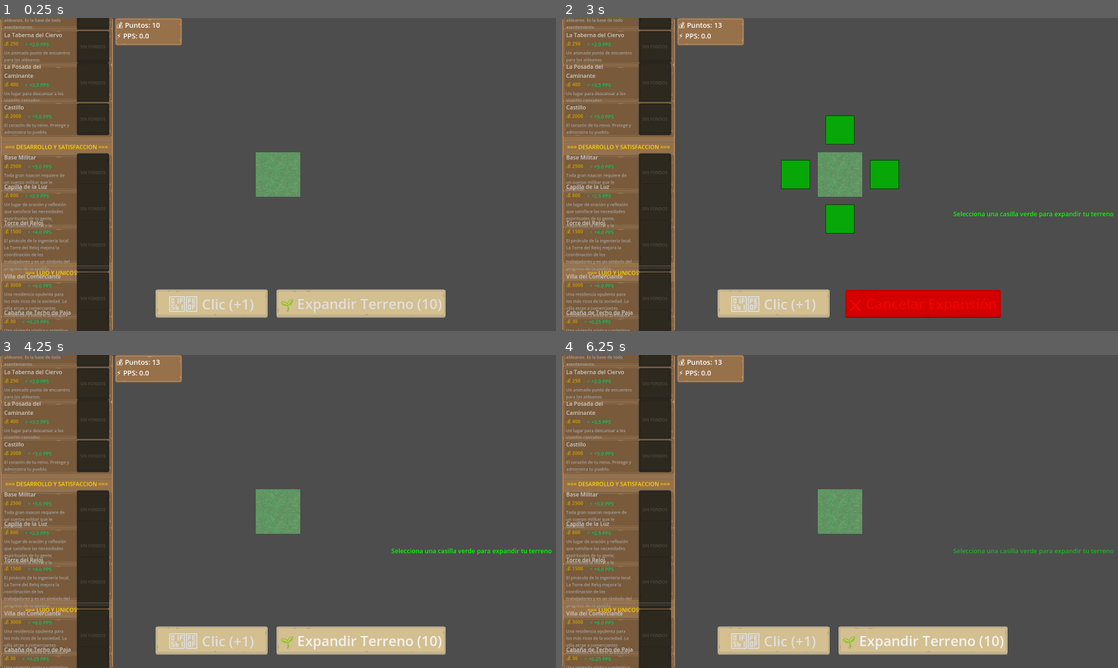
Above: before the commit, frames 1-4 (two rows, left to right).
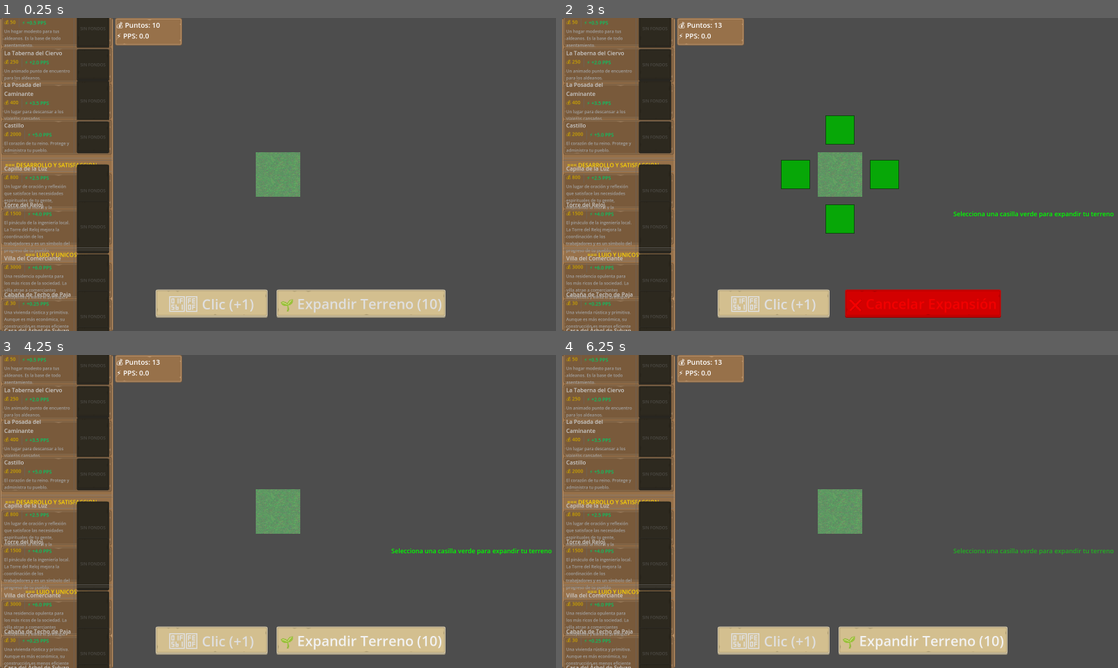
Above: after the commit, the same moments.

Repository: Catrin101/Clicker_builder
Game: Godot game, scene res://escenas/main.tscn
Two runs of this game, one before a commit and one after it. Both use one fixed random seed, a clock stepped at 60 frames per second and the inputs below.
Inputs (mouse positions are in pixels of both pictures, inside the frame that each line leads up to):
- Up to frame 1 (0.25 s): no input
- Up to frame 2 (3 s): click "🖱️ Clic (+1)" at 0.5 s; click "🖱️ Clic (+1)" at 1.25 s; click "🖱️ Clic (+1)" at 2 s; click "🌱 Expandir Terreno (10)" at 2.75 s
- Up to frame 3 (4.25 s): click "❌ Cancelar Expansión" at 3.5 s
- Up to frame 4 (6.25 s): move the mouse to (840, 511) at 4.27 s; click (840, 511) at 4.42 s; move the mouse to (728, 527) at 5.02 s; click (728, 527) at 5.17 s; move the mouse to (895, 442) at 5.77 s; click (895, 442) at 5.92 s

The runs differ from the first frame. In frame 1, 7.2% of the frame differs, in the area x 0-21%, y 0-100%; in frame 2, 7.2%; in frame 3, 7.2%; in frame 4, 7.2%.

Commit message:
Revert "Add Base Militar building and assets"
This reverts commit f93560f976f0a461fbed927b66f198eb5072f2b7.

Diff:
--- a/escenas/Estructuras/BaseMilitar.tscn
+++ /dev/null
@@ -1,12 +0,0 @@
-[gd_scene load_steps=4 format=3 uid="uid://vev86cjpy0p6"]
-
-[ext_resource type="PackedScene" uid="uid://cdnwu4mybwp03" path="res://escenas/Estructuras/Building.tscn" id="1_lprcm"]
-[ext_resource type="Script" uid="uid://dops4vpfitley" path="res://scripts/estructuras/BaseMilitar.gd" id="2_lprcm"]
-[ext_resource type="Texture2D" uid="uid://vuboexvhpmib" path="res://sprites/Estructuras/Edificios/Base Militar.png" id="3_lprcm"]
-
-[node name="BaseMilitar" instance=ExtResource("1_lprcm")]
-script = ExtResource("2_lprcm")
-
-[node name="Sprite2D" parent="." index="0"]
-scale = Vector2(0.280632, 0.364641)
-texture = ExtResource("3_lprcm")
--- a/escenas/terrain.tscn
+++ b/escenas/terrain.tscn
@@ -13,7 +13,6 @@
 texture = ExtResource("2_yvdi7")
 
 [node name="Area2D" type="Area2D" parent="."]
-collision_mask = 2
 
 [node name="CollisionShape2D" type="CollisionShape2D" parent="Area2D"]
 shape = SubResource("RectangleShape2D_i32w5")
--- a/scripts/StoreUI.gd
+++ b/scripts/StoreUI.gd
@@ -41,14 +41,6 @@
 		"pps": 5.0,
 		"description": "El corazón de tu reino. Protege y administra tu pueblo.",
 		"category": "Esenciales"
-	},
-	{
-		"name": "Base Militar",
-		"scene_path": "res://escenas/Estructuras/BaseMilitar.tscn",
-		"cost": 2500,
-		"pps": 5.0,
-		"description": "Toda gran naacon requiere de un cuerpo militar que le defienda.",
-		"category": "Desarrollo y Satisfaccion"
 	},
 	{
 		"name": "Capilla de la Luz",
--- a/scripts/estructuras/BaseMilitar.gd
+++ /dev/null
@@ -1,21 +0,0 @@
-extends Building
-
-func _ready():
-	# Configurar las propiedades básicas del edificio
-	building_name = "BaseMilitar"
-	cost = 2500
-	points_per_second = 5.0
-	description = "Un hogar modesto para tus aldeanos. Es la base de todo asentamiento."
-
-	# Configurar las sinergias específicas de la casa
-	synergies = {
-		"Tavern": 5,
-		"Chapel": -5,
-		"Castle": 8,
-		"House": -2
-	}
-
-	# Llamar al _ready del padre
-	super._ready()
-
-	print("Base Militar inicializada - Nombre: ", building_name, ", PPS: ", points_per_second, ", Sinergias: ", synergies)
Not shown, removed: scripts/estructuras/BaseMilitar.gd.uid
Binary file removed: sprites/Estructuras/Edificios/Base Militar.png
Not shown, removed: sprites/Estructuras/Edificios/Base Militar.png.import
